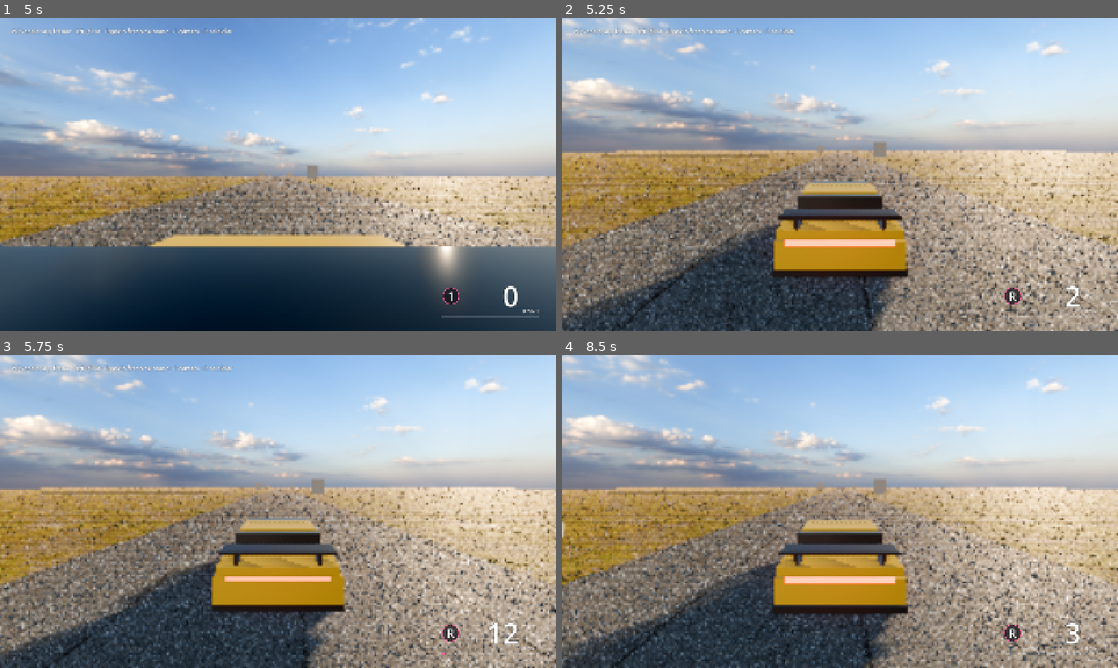
Above: before the commit, frames 1-4 (two rows, left to right).
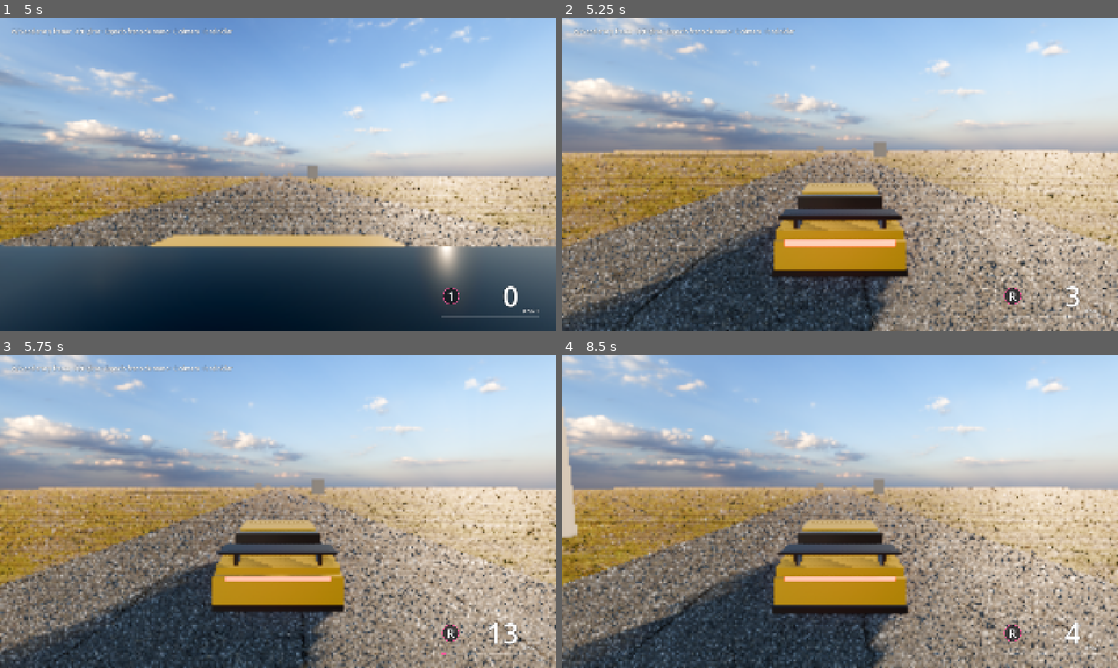
Above: after the commit, the same moments.

Repository: nicobrain14-beep/mini-horizon
Game: Godot game, scene res://scenes/levels/test_track.tscn
Two runs of this game, one before a commit and one after it. Both use one fixed random seed, a clock stepped at 60 frames per second and the inputs below.
Inputs (mouse positions are in pixels of both pictures, inside the frame that each line leads up to):
- Up to frame 1 (5 s): move the mouse to (400, 158) at 0.52 s; hold D (steer_right) 0.53-1.25 s; hold C (camera_next) 0.53-1.25 s; click (400, 158) at 0.67 s; drag from (166, 190) to (250, 237) at 1.27 s; move the mouse to (333, 105) at 2.02 s; hold D (steer_right) 2.03-2.75 s; hold C (camera_next) 2.03-2.75 s; drag from (250, 237) to (111, 127) at 2.77 s; move the mouse to (444, 221) at 3.52 s; hold A (steer_left) 3.53-4.25 s; hold C (camera_next) 3.53-4.25 s; drag from (111, 127) to (194, 96) at 4.27 s
- Up to frame 2 (5.25 s): move the mouse to (867, 174) at 5.02 s; hold S (brake) from 5.03 s (still down); hold C (camera_next) from 5.03 s (still down); click (867, 174) at 5.17 s
- Up to frame 3 (5.75 s): keep holding S (brake); keep holding C (camera_next)
- Up to frame 4 (8.5 s): release S (brake) at 5.75 s; release C (camera_next) at 5.75 s; drag from (756, 433) to (728, 527) at 5.77 s; move the mouse to (962, 495) at 6.52 s; hold W (accelerate) 6.53-7.25 s; hold C (camera_next) 6.53-7.25 s; drag from (728, 527) to (812, 574) at 7.27 s; move the mouse to (895, 442) at 8.02 s; hold S (brake) from 8.03 s (still down); hold C (camera_next) from 8.03 s (still down)

Frame 1 is identical in both runs. In frame 2, 15% of the frame differs, in the area x 0-100%, y 42-100%; in frame 3, 18%; in frame 4, 19%, in the area x 0-100%, y 16-100%.

Commit message:
Harder to drift: more rear grip, less power oversteer, handbrake drift above 45 km/h
Rear grip 1.25 -> 1.4, slide grip 0.78 -> 0.86, power oversteer 0.35 -> 0.16,
handbrake rear grip 0.32 -> 0.45, drift kick 0.55 -> 0.32, stability 0.6 -> 1.0.
Probe: a 70 km/h full-lock corner peaks at 8 deg (grips); an 80 km/h handbrake
drift builds to 46 deg over 1.4 s and straightens up after.

Co-Authored-By: Claude Opus 5.5 <noreply@anthropic.com>
Claude-Session: https://claude.ai/code/session_01PRLhEuLNJBpFqbrTMz964H

Diff:
--- a/scripts/vehicle/car_controller.gd
+++ b/scripts/vehicle/car_controller.gd
@@ -58,26 +58,26 @@
 
 @export_group("Tires")
 @export var front_grip: float = 1.3
-@export var rear_grip: float = 1.25
-@export var peak_slip_deg: float = 7.0           ## slip angle where grip is highest
-@export_range(0.1, 1.0) var slide_grip: float = 0.78   ## grip left when fully sideways
+@export var rear_grip: float = 1.4
+@export var peak_slip_deg: float = 8.0           ## slip angle where grip is highest
+@export_range(0.1, 1.0) var slide_grip: float = 0.86   ## grip left when fully sideways
 @export var surface_grip: Dictionary = {"asphalt": 1.0, "wet": 0.72, "dirt": 0.68, "grass": 0.55}
 
 @export_group("Drift")
 ## Easy drift: a tap of the handbrake at speed while steering kicks the tail out and starts
 ## a slide that throttle holds and countersteer (or lifting off) ends.
-@export_range(0.0, 1.0) var handbrake_rear_grip: float = 0.32
-@export_range(0.0, 1.0) var power_oversteer: float = 0.35   ## rear grip lost at full throttle while sliding
-@export_range(1.0, 3.0) var drift_oversteer_boost: float = 1.7   ## power oversteer multiplier while drifting
-@export var drift_kick: float = 0.55             ## yaw rate (rad/s) added when the handbrake starts a drift
-@export var drift_min_kmh: float = 30.0
+@export_range(0.0, 1.0) var handbrake_rear_grip: float = 0.45
+@export_range(0.0, 1.0) var power_oversteer: float = 0.16   ## rear grip lost at full throttle while sliding
+@export_range(1.0, 3.0) var drift_oversteer_boost: float = 1.5   ## power oversteer multiplier while drifting
+@export var drift_kick: float = 0.32             ## yaw rate (rad/s) added when the handbrake starts a drift
+@export var drift_min_kmh: float = 45.0
 @export var drift_max_angle_deg: float = 40.0    ## drift assist stops the car rotating further than this
 @export_range(0.0, 5.0) var drift_assist: float = 2.5
 
 @export_group("Assists")
 @export var traction_control: bool = true
 @export var stability_control: bool = true
-@export_range(0.0, 2.0) var stability_strength: float = 0.6
+@export_range(0.0, 2.0) var stability_strength: float = 1.0
 
 @export_group("Aero")
 @export var drag_coefficient: float = 0.38       ## F = c * v^2
--- a/tools/car_probe.gd
+++ b/tools/car_probe.gd
@@ -31,7 +31,27 @@
 	await _wait(3.0)
 	print("turning: %.1f km/h yaw %.1f deg up.y %.2f" % [car.speed_kmh(), rad_to_deg(car.global_rotation.y), car.global_basis.y.y])
 	Input.action_release("steer_left")
-	await _wait(3.0)                            # straighten up and build speed for the drift
+	await _wait(5.0)                            # straighten up and build speed
+	# a fast corner without the handbrake must grip, not slide
+	print("fast corner at %.1f km/h" % car.speed_kmh())
+	Input.action_press("steer_right")
+	var corner_peak: float = 0.0
+	for i: int in 16:
+		await _wait(0.125)
+		corner_peak = maxf(corner_peak, rad_to_deg(absf(atan2(car.linear_velocity.dot(car.global_basis.x), absf(car.speed)))))
+	Input.action_release("steer_right")
+	print("fast corner: peak body angle %.0f deg (should stay small), %.1f km/h" % [corner_peak, car.speed_kmh()])
+	if corner_peak > 14.0:
+		fail.append("slides in a normal corner")
+	await _wait(2.0)
+	# drift test on the big pad: start fresh, build speed in a straight line
+	car.global_transform = Transform3D(Basis.IDENTITY, Vector3(106.0, 1.0, 20.0))
+	car.linear_velocity = Vector3.ZERO
+	car.angular_velocity = Vector3.ZERO
+	car.reset_physics_interpolation()
+	Input.action_release("steer_left")
+	Input.action_release("steer_right")
+	await _wait(4.5)
 	print("before drift: %.1f km/h" % car.speed_kmh())
 	Input.action_press("steer_left")
 	Input.action_press("handbrake")
